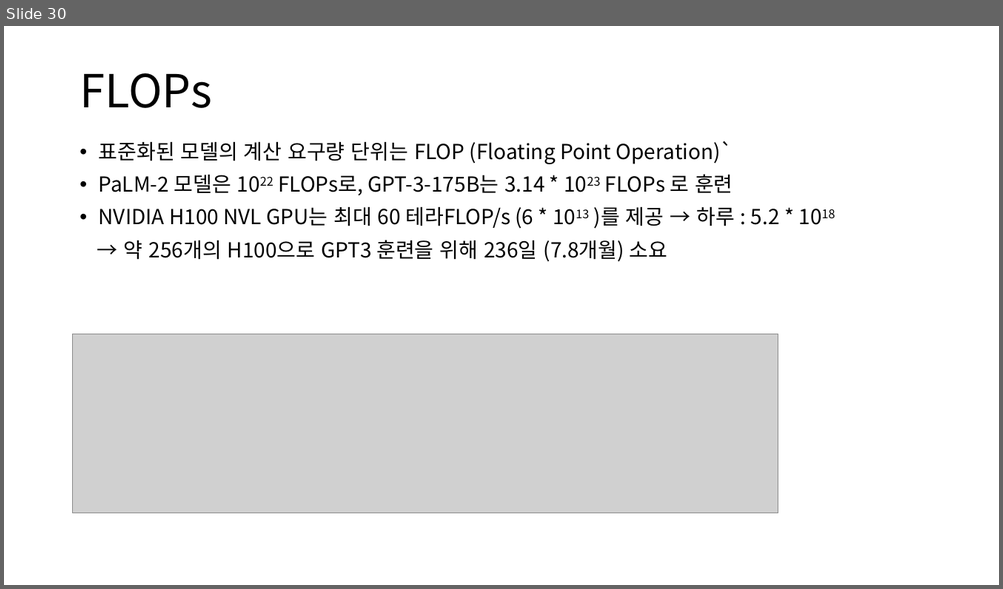
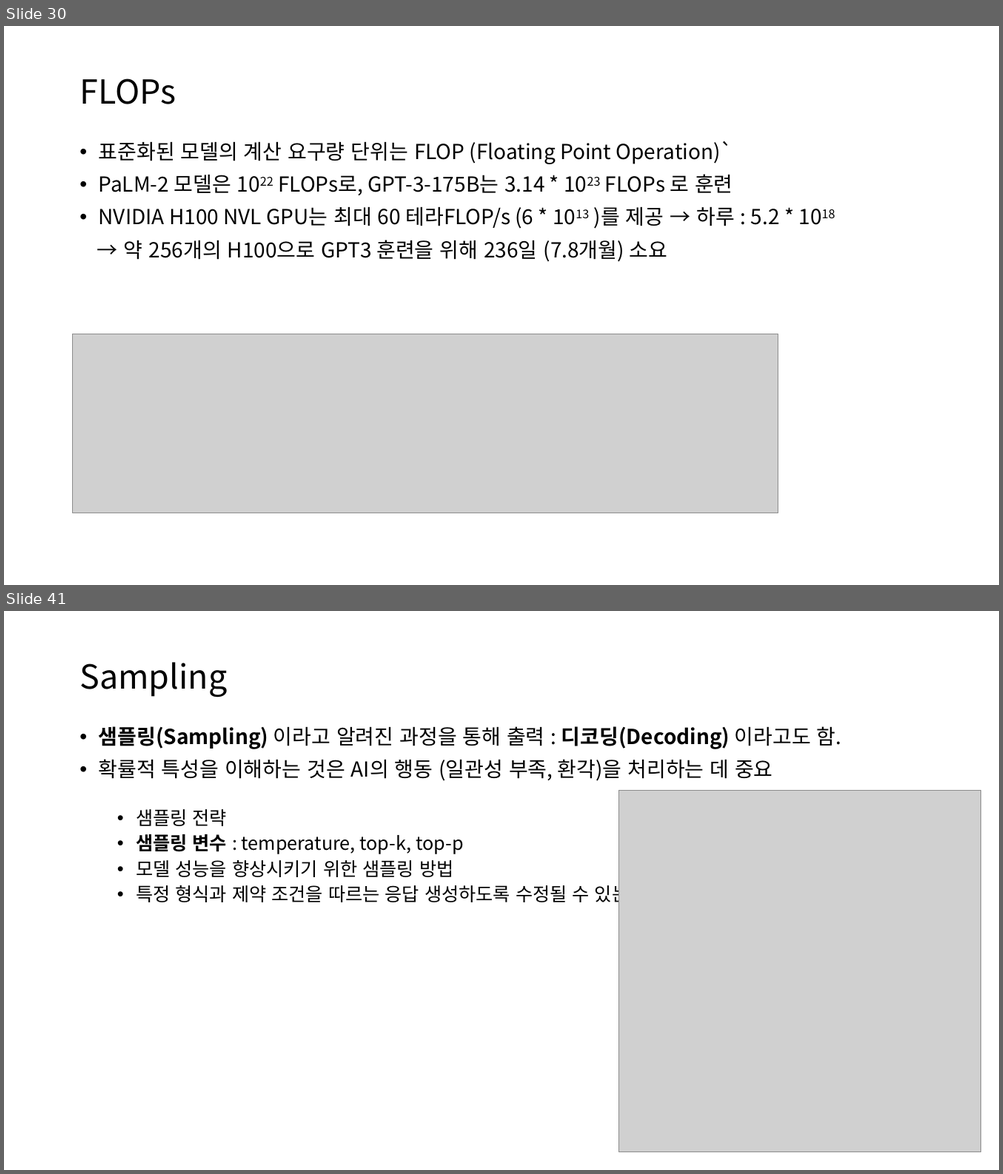
Before and after one commit to restful3/ds4th_study, a slide deck: source/AI_Engineering/Ch02_Ch02_Understanding_Foundation_Models_jeong.pptx. Shown one above the other, each under a label of ours: slide 30 before the commit, slides 30 and 41 after it; the slides between them are not shown. The pictures are 1003x589 and 1003x1174 pixels, drawn with LibreOffice and Linux fonts; fonts in the diff are those of the drawing; grey boxes stand for pictures. Boxes give left, top, right and bottom in pixels: in the first picture for what was removed or moved away, otherwise in the second. Text is boxed around its words. In the diff, an @@ line names an element or a change of style, - is before the commit and + after.

```diff
--- a/source/AI_Engineering/Ch02_Ch02_Understanding_Foundation_Models_jeong.pptx
+++ b/source/AI_Engineering/Ch02_Ch02_Understanding_Foundation_Models_jeong.pptx
@@ slide 41 added at (x1=4, y1=611, x2=999, y2=1170), background #FFFFFF @@
@@ title added at (x1=79, y1=662, x2=227, y2=697), 32 pt, text #000000 @@
+Sampling
@@ text added at (x1=99, y1=726, x2=842, y2=906), 20 pt, text #000000 @@
+• 샘플링(Sampling) 이라고 알려진 과정을 통해 출력 : 디코딩(Decoding) 이라고도 함.
+• 확률적 특성을 이해하는 것은 AI의 행동 (일관성 부족, 환각)을 처리하는 데 중요
+  • 샘플링 전략
+  • 샘플링 변수 : temperature, top-k, top-p
+  • 모델 성능을 향상시키기 위한 샘플링 방법
+  • 특정 형식과 제약 조건을 따르는 응답 생성하도록 수정될 수 있는 방법
@@ picture added at (x1=619, y1=791, x2=981, y2=1153) @@
@@ slide 30 changed as well @@
@@ title "FLOPs" at (x1=79, y1=79, x2=176, y2=104): size 44 to 32 pt @@
```
Also in this commit, not shown: 7 other slides changed, 24 other slides added, 1 slide removed, 1 other file.
